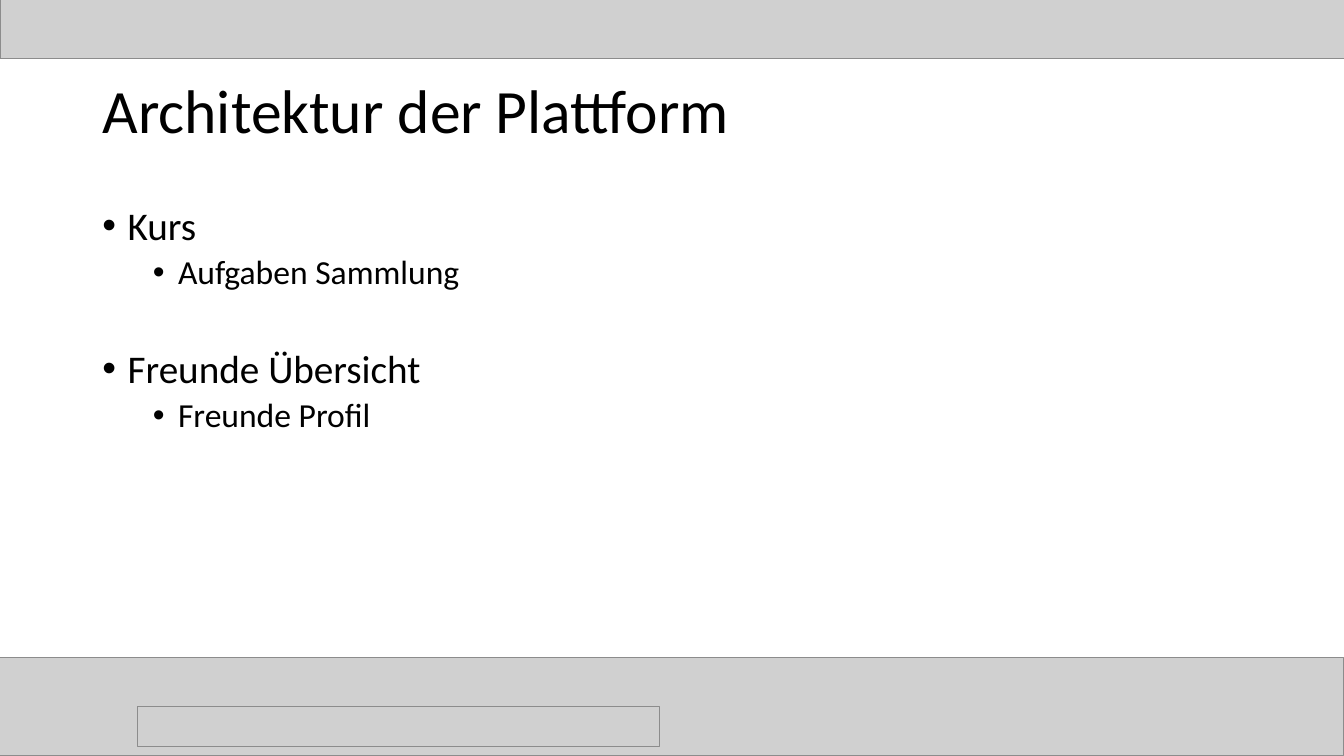
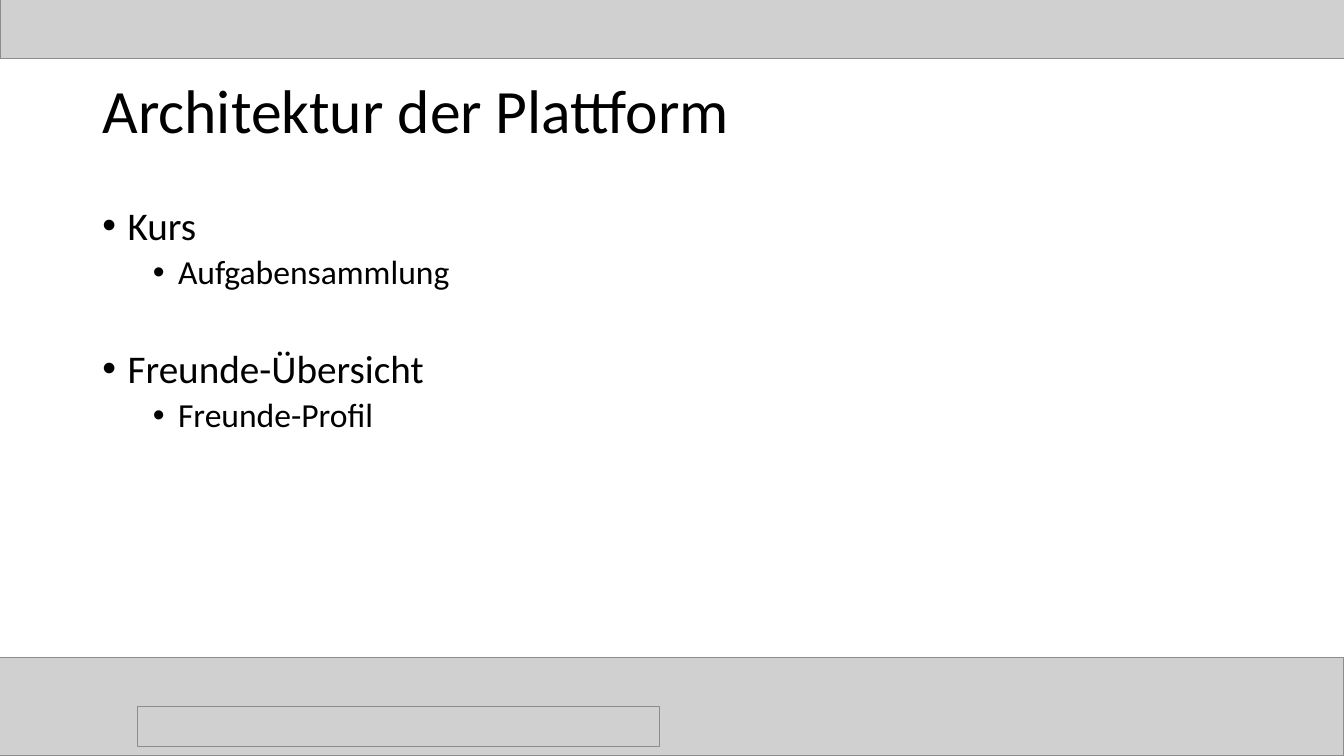
Before and after one commit to magharmi/StudentenFuerStudenten, a slide deck: slide 29 of websitePPneu.pptx. Drawn at 1344x756 pixels with LibreOffice and Linux fonts; fonts in the diff are those of the drawing; grey boxes stand for pictures. Boxes give left, top, right and bottom in pixels: in the first picture for what was removed or moved away, otherwise in the second. Text is boxed around its words. In the diff, an @@ line names an element or a change of style, - is before the commit and + after.

```diff
--- a/websitePPneu.pptx
+++ b/websitePPneu.pptx
@@ text at [128,260,449,428]: text changed @@
-  • Aufgaben Sammlung
-• Freunde Übersicht
-  • Freunde Profil
+  • Aufgabensammlung
+• Freunde-Übersicht
+  • Freunde-Profil
```
Also in this commit, not shown: 20 other slides changed.
